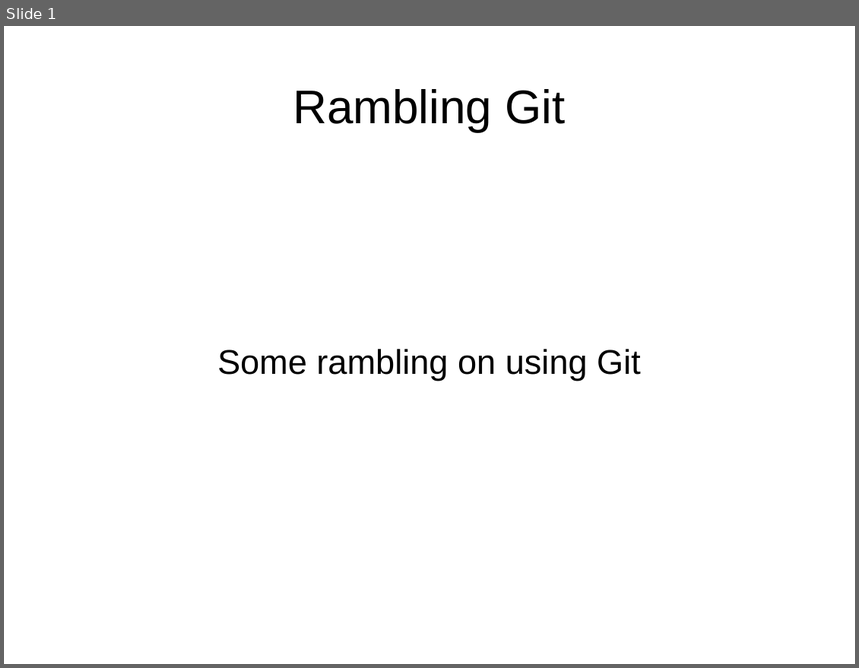
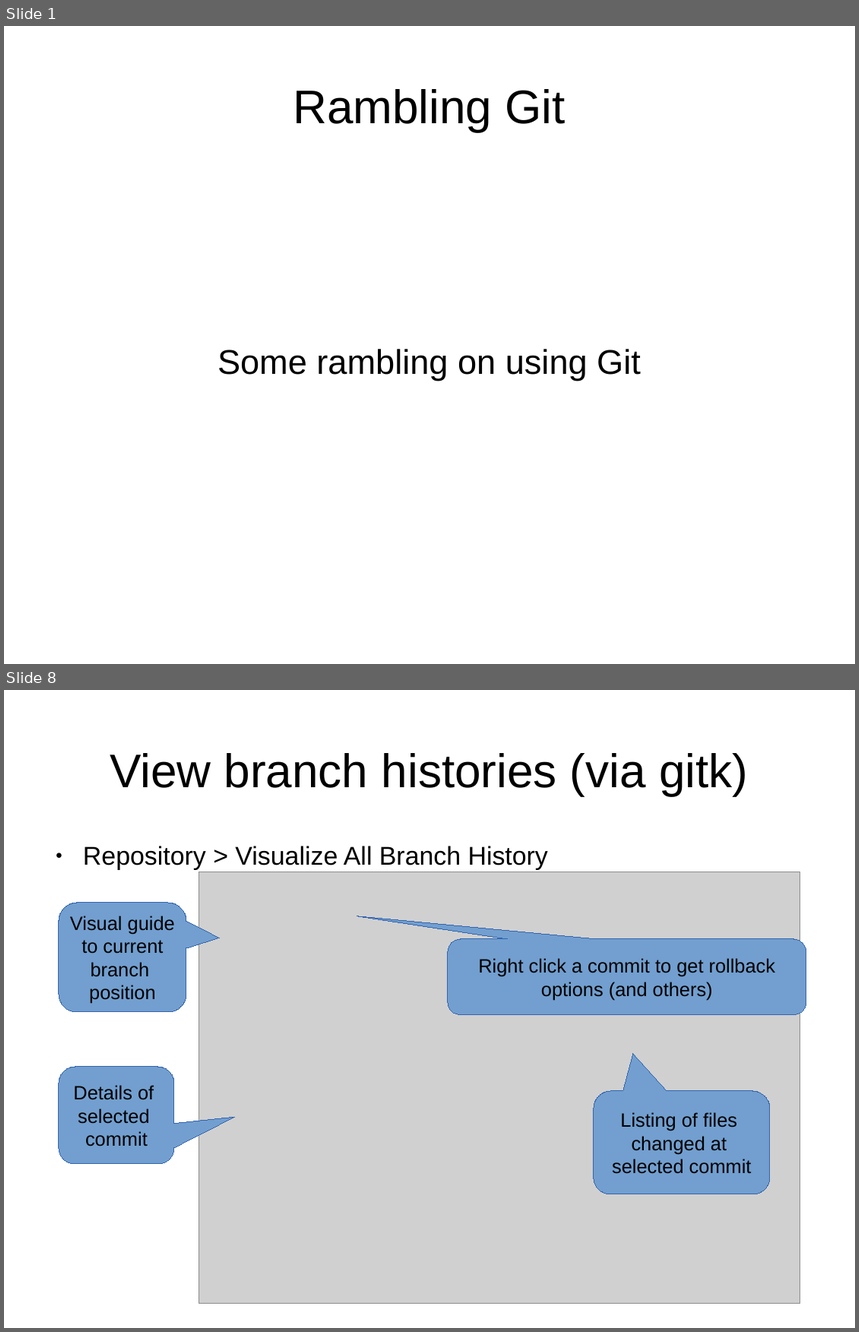
Before and after one commit to warkrug/rambling_git, a slide deck: presentation/ramblings.odp. Shown one above the other, each under a label of ours: slide 1 before the commit, slides 1 and 8 after it; the slides between them are not shown. The pictures are 859x668 and 859x1332 pixels, drawn with LibreOffice and Linux fonts; fonts in the diff are those of the drawing; grey boxes stand for pictures. Boxes give left, top, right and bottom in pixels: in the first picture for what was removed or moved away, otherwise in the second. Text is boxed around its words. In the diff, an @@ line names an element or a change of style, - is before the commit and + after.

```diff
--- a/presentation/ramblings.odp
+++ b/presentation/ramblings.odp
@@ slide 8 added at (4, 690, 855, 1328), background #FFFFFF @@
@@ title added at (110, 753, 748, 796), 44 pt, text #000000 @@
+View branch histories (via gitk)
@@ text added at (83, 846, 548, 870), 24 pt, text #000000 @@
+● Repository > Visualize All Branch History
@@ picture added at (199, 872, 801, 1304) @@
@@ rounded speech box added at (59, 904, 186, 1013), fill #729FCF, outline #3465AF 0 pt, 18 pt, text #000000 @@
+Visual guide
+to current
+branch
+position
@@ rounded speech box added at (448, 939, 807, 1015), fill #729FCF, outline #3465AF 0 pt, 18 pt, text #000000 @@
+Right click a commit to get rollback
+options (and others)
@@ rounded speech box added at (59, 1067, 175, 1164), fill #729FCF, outline #3465AF 0 pt, 18 pt, text #000000 @@
+Details of
+selected
+commit
@@ rounded speech box added at (594, 1091, 770, 1195), fill #729FCF, outline #3465AF 0 pt, 18 pt, text #000000 @@
+Listing of files
+changed at
+selected commit
```
Also in this commit, not shown: 11 other slides added, 6 other files.
